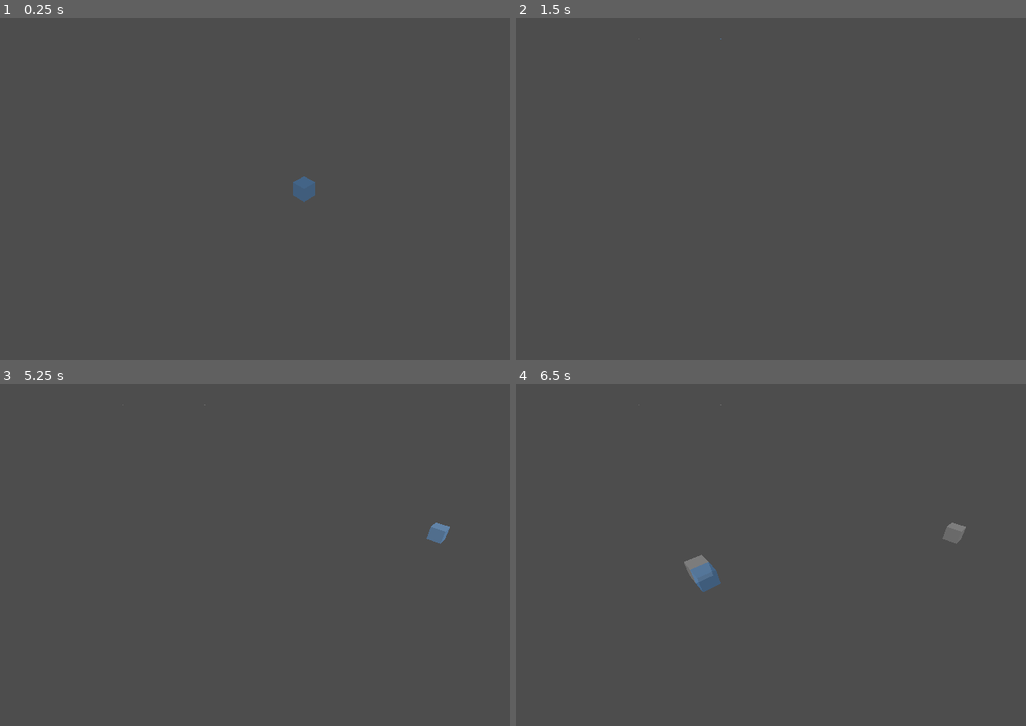
Above: before the commit, frames 1-4 (two rows, left to right).
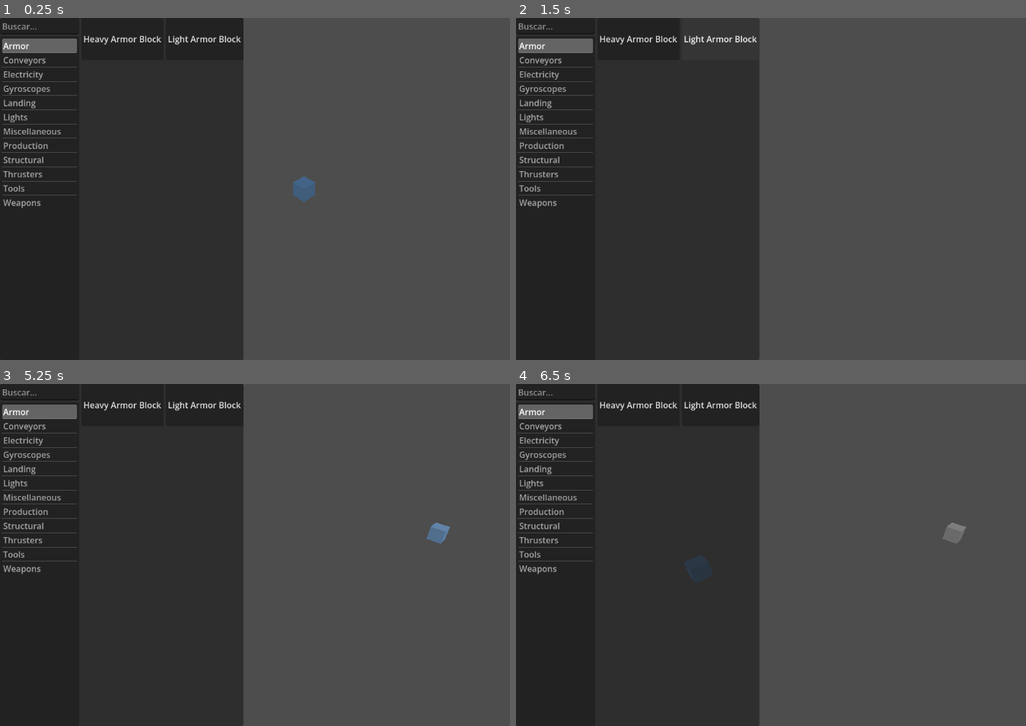
Above: after the commit, the same moments.

Repository: rochbe02/SpaceEngineersBuilder
Game: Godot game, scene res://scenes/Main.tscn
Two runs of this game, one before a commit and one after it. Both use one fixed random seed, a clock stepped at 60 frames per second and the inputs below.
Inputs (mouse positions are in pixels of both pictures, inside the frame that each line leads up to):
- Up to frame 1 (0.25 s): no input
- Up to frame 2 (1.5 s): click (638, 38) at 0.5 s, where only the run after the commit has a clickable "Heavy Armor Block"; click (720, 38) at 1.25 s, where only the run after the commit has a clickable "Light Armor Block"
- Up to frame 3 (5.25 s): click (122, 404) at 2 s, where only the run after the commit has a clickable "Heavy Armor Block"; click (204, 404) at 2.75 s, where only the run after the commit has a clickable "Light Armor Block"; click (122, 404) at 3.5 s, where only the run after the commit has a clickable "Heavy Armor Block"; click (204, 404) at 4.25 s, where only the run after the commit has a clickable "Light Armor Block"; tap Enter at 5 s; move the mouse to (438, 537) at 5.02 s; click (438, 537) at 5.17 s
- Up to frame 4 (6.5 s): tap Space at 5.75 s; move the mouse to (699, 572) at 5.77 s; click (699, 572) at 5.92 s

The runs differ from the first frame. In frame 1, 46% of the frame differs, in the area x 0-48%, y 0-100%; in frame 2, 45%; in frame 3, 46%; in frame 4, 46%.

Commit message:
Catalogo de bloques y camara orbital con pan funcionando

Diff:
--- a/space-engineers-builder/data/blocks_db.json
+++ b/space-engineers-builder/data/blocks_db.json
@@ -0,0 +1,105 @@
+{
+  "LargeHeavyBlockArmorBlock": {
+	"name": "Heavy Armor Block",
+	"category": "Armor",
+	"pcu": 1,
+	"materials": {
+	  "Iron": 140,
+	  "Nickel": 40,
+	  "Chrome": 10
+	}
+  },
+  "LargeBlockArmorBlock": {
+	"name": "Light Armor Block",
+	"category": "Armor",
+	"pcu": 1,
+	"materials": {
+	  "Iron": 25
+	}
+  },
+  "LargeBlockGyro": {
+	"name": "Gyroscope",
+	"category": "Gyroscopes",
+	"pcu": 50,
+	"materials": {
+	  "Iron": 600,
+	  "Nickel": 40,
+	  "Chrome": 4
+	}
+  },
+  "LargeBlockSmallThrust": {
+	"name": "Small Thruster",
+	"category": "Thrusters",
+	"pcu": 10,
+	"materials": {
+	  "Iron": 25,
+	  "Cobalt": 10,
+	  "Gold": 1,
+	  "Platinum": 1
+	}
+  },
+  "LargeBlockLargeThrust": {
+	"name": "Large Thruster",
+	"category": "Thrusters",
+	"pcu": 100,
+	"materials": {
+	  "Iron": 5000,
+	  "Cobalt": 240,
+	  "Gold": 40,
+	  "Platinum": 40
+	}
+  },
+  "LargeBlockBatteryBlock": {
+	"name": "Battery",
+	"category": "Electricity",
+	"pcu": 15,
+	"materials": {
+	  "Iron": 80,
+	  "Nickel": 30,
+	  "Silicon": 20
+	}
+  },
+  "LargeBlockSolarPanel": {
+	"name": "Solar Panel",
+	"category": "Electricity",
+	"pcu": 15,
+	"materials": {
+	  "Iron": 100,
+	  "Nickel": 20,
+	  "Silicon": 100,
+	  "Silver": 6
+	}
+  },
+  "LargeBlockCockpit": {
+	"name": "Cockpit",
+	"category": "Miscellaneous",
+	"pcu": 20,
+	"materials": {
+	  "Iron": 30,
+	  "Nickel": 20,
+	  "Chrome": 10,
+	  "Silicon": 8,
+	  "Gold": 2
+	}
+  },
+  "LargeBlockConveyorPipe": {
+	"name": "Conveyor Pipe",
+	"category": "Conveyors",
+	"pcu": 2,
+	"materials": {
+	  "Iron": 8,
+	  "Nickel": 4
+	}
+  },
+  "LargeBlockWeaponTurret": {
+	"name": "Interior Turret",
+	"category": "Weapons",
+	"pcu": 100,
+	"materials": {
+	  "Iron": 300,
+	  "Nickel": 30,
+	  "Chrome": 3,
+	  "Silicon": 2
+	}
+  }
+}
--- a/space-engineers-builder/project.godot
+++ b/space-engineers-builder/project.godot
@@ -15,6 +15,10 @@
 config/features=PackedStringArray("4.6", "Forward Plus")
 config/icon="res://icon.svg"
 
+[autoload]
+
+BlockDatabase="*uid://djtjusagnkrj4"
+
 [physics]
 
 3d/physics_engine="Jolt Physics"
--- a/space-engineers-builder/scenes/Main.tscn
+++ b/space-engineers-builder/scenes/Main.tscn
@@ -1,7 +1,14 @@
 [gd_scene format=3 uid="uid://y0tim6d7nycm"]
 
 [ext_resource type="PackedScene" uid="uid://cmn4jie51v55l" path="res://scenes/Viewport3D.tscn" id="1_elqb8"]
+[ext_resource type="PackedScene" uid="uid://bxymxbcipuxd3" path="res://scenes/ui/BlockCatalog.tscn" id="2_rvslj"]
 
 [node name="Node" type="Node" unique_id=844077303]
 
 [node name="Viewport3D" parent="." unique_id=490720900 instance=ExtResource("1_elqb8")]
+
+[node name="CanvasLayer" type="CanvasLayer" parent="." unique_id=564788505]
+layer = 2
+
+[node name="BlockCatalog" parent="CanvasLayer" unique_id=137198268 instance=ExtResource("2_rvslj")]
+offset_right = 400.0
--- a/space-engineers-builder/scenes/ui/BlockCatalog.tscn
+++ b/space-engineers-builder/scenes/ui/BlockCatalog.tscn
@@ -1,9 +1,37 @@
 [gd_scene format=3 uid="uid://bxymxbcipuxd3"]
 
-[node name="Control" type="Control" unique_id=137198268]
-layout_mode = 3
-anchors_preset = 15
-anchor_right = 1.0
+[ext_resource type="Script" uid="uid://dgdehyg7pg880" path="res://scripts/BlockCatalog.gd" id="1_unyna"]
+
+[node name="PanelContainer" type="PanelContainer" unique_id=676122292]
+custom_minimum_size = Vector2(350, 600)
+anchors_preset = 9
 anchor_bottom = 1.0
-grow_horizontal = 2
+offset_right = 350.0
 grow_vertical = 2
+script = ExtResource("1_unyna")
+
+[node name="HBoxContainer" type="HBoxContainer" parent="." unique_id=1208043578]
+layout_mode = 2
+
+[node name="VBoxContainer" type="VBoxContainer" parent="HBoxContainer" unique_id=277478898]
+custom_minimum_size = Vector2(150, 0)
+layout_mode = 2
+size_flags_horizontal = 3
+
+[node name="LineEdit" type="LineEdit" parent="HBoxContainer/VBoxContainer" unique_id=1077694406]
+layout_mode = 2
+placeholder_text = "Buscar..."
+
+[node name="ItemList" type="ItemList" parent="HBoxContainer/VBoxContainer" unique_id=963378104]
+layout_mode = 2
+size_flags_vertical = 3
+
+[node name="ScrollContainer" type="ScrollContainer" parent="HBoxContainer" unique_id=817176150]
+layout_mode = 2
+size_flags_horizontal = 3
+horizontal_scroll_mode = 0
+
+[node name="GridContainer" type="GridContainer" parent="HBoxContainer/ScrollContainer" unique_id=1260531385]
+layout_mode = 2
+size_flags_horizontal = 3
+columns = 2
--- /dev/null
+++ b/space-engineers-builder/scripts/BlockCatalog.gd
@@ -0,0 +1,61 @@
+extends PanelContainer
+
+@onready var category_list: ItemList = $HBoxContainer/VBoxContainer/ItemList
+@onready var search_box: LineEdit = $HBoxContainer/VBoxContainer/LineEdit
+@onready var block_grid: GridContainer = $HBoxContainer/ScrollContainer/GridContainer
+
+signal block_selected(block_id: String)
+
+func _ready():
+	print("BlockCatalog listo")
+	_build_category_list()
+	category_list.item_selected.connect(_on_category_selected)
+	search_box.text_changed.connect(_on_search_changed)
+
+	if BlockDatabase.categories.size() > 0:
+		category_list.select(0)
+		_show_category(BlockDatabase.categories[0])
+
+func _build_category_list():
+	category_list.clear()
+	for category in BlockDatabase.categories:
+		category_list.add_item(category)
+
+func _show_category(category: String):
+	var blocks = BlockDatabase.get_blocks_by_category(category)
+	_populate_grid(blocks)
+
+func _populate_grid(blocks: Dictionary):
+	for child in block_grid.get_children():
+		child.queue_free()
+
+	for block_id in blocks:
+		var block = blocks[block_id]
+		var btn = Button.new()
+		btn.text = block.get("name", block_id)
+		btn.custom_minimum_size = Vector2(80, 80)
+		btn.pressed.connect(_on_block_pressed.bind(block_id))
+		block_grid.add_child(btn)
+
+func _on_category_selected(index: int):
+	var category = BlockDatabase.categories[index]
+	_show_category(category)
+
+func _on_block_pressed(block_id: String):
+	print("Bloque seleccionado: ", block_id)
+	emit_signal("block_selected", block_id)
+
+func _on_search_changed(text: String):
+	if text == "":
+		var idx = category_list.get_selected_items()
+		if idx.size() > 0:
+			_show_category(BlockDatabase.categories[idx[0]])
+		return
+
+	var all_blocks = BlockDatabase.get_all_blocks()
+	var filtered = {}
+	for block_id in all_blocks:
+		var block = all_blocks[block_id]
+		if block.get("name", "").to_lower().contains(text.to_lower()):
+			filtered[block_id] = block
+	_populate_grid(filtered)
--- a/space-engineers-builder/scripts/BlockDatabase.gd
+++ b/space-engineers-builder/scripts/BlockDatabase.gd
@@ -1,11 +1,47 @@
 extends Node
 
+var blocks: Dictionary = {}
+var categories: Array = [
+	"Armor",
+	"Conveyors",
+	"Electricity",
+	"Gyroscopes",
+	"Landing",
+	"Lights",
+	"Miscellaneous",
+	"Production",
+	"Structural",
+	"Thrusters",
+	"Tools",
+	"Weapons"
+]
 
-# Called when the node enters the scene tree for the first time.
-func _ready() -> void:
-	pass # Replace with function body.
+func _ready():
+	_load_database()
 
+func _load_database():
+	var file = FileAccess.open("res://data/blocks_db.json", FileAccess.READ)
+	if file == null:
+		print("Error: no se pudo abrir blocks_db.json")
+		return
+	var json = JSON.new()
+	var error = json.parse(file.get_as_text())
+	if error == OK:
+		blocks = json.get_data()
+		print("Base de datos cargada: ", blocks.size(), " bloques")
+	else:
+		print("Error al parsear blocks_db.json")
+	file.close()
 
-# Called every frame. 'delta' is the elapsed time since the previous frame.
-func _process(delta: float) -> void:
-	pass
+func get_block(block_id: String) -> Dictionary:
+	return blocks.get(block_id, {})
+
+func get_blocks_by_category(category: String) -> Dictionary:
+	var result = {}
+	for id in blocks:
+		if blocks[id].get("category", "") == category:
+			result[id] = blocks[id]
+	return result
+
+func get_all_blocks() -> Dictionary:
+	return blocks
--- a/space-engineers-builder/scripts/OrbitalCamera.gd
+++ b/space-engineers-builder/scripts/OrbitalCamera.gd
@@ -6,18 +6,23 @@
 var pitch: float = -35.0
 
 var is_rotating: bool = false
+var is_panning: bool = false
 var last_mouse_pos: Vector2
 
 func _ready():
 	_update_position()
 
 func _input(event):
-	# Rotar con clic derecho
 	if event is InputEventMouseButton:
+		# Rotar con clic derecho
 		if event.button_index == MOUSE_BUTTON_RIGHT:
 			is_rotating = event.pressed
 
-		# Zoom con rueda del mouse
+		# Pan con clic medio
+		if event.button_index == MOUSE_BUTTON_MIDDLE:
+			is_panning = event.pressed
+
+		# Zoom con rueda
 		if event.button_index == MOUSE_BUTTON_WHEEL_UP:
 			distance = max(3.0, distance - 1.0)
 			_update_position()
@@ -25,12 +30,20 @@
 			distance = min(50.0, distance + 1.0)
 			_update_position()
 
-	# Rotar arrastrando
-	if event is InputEventMouseMotion and is_rotating:
-		yaw -= event.relative.x * 0.3
-		pitch -= event.relative.y * 0.3
-		pitch = clamp(pitch, -80.0, -5.0)
-		_update_position()
+	if event is InputEventMouseMotion:
+		if is_rotating:
+			yaw -= event.relative.x * 0.3
+			pitch -= event.relative.y * 0.3
+			pitch = clamp(pitch, -80.0, -5.0)
+			_update_position()
+
+		if is_panning:
+			# Mover el pivot en el plano de la cámara
+			var right = global_transform.basis.x
+			var up = global_transform.basis.y
+			pivot -= right * event.relative.x * 0.05
+			pivot += up * event.relative.y * 0.05
+			_update_position()
 
 func _update_position():
 	var yaw_rad = deg_to_rad(yaw)
Not shown, added: space-engineers-builder/scripts/BlockCatalog.gd.uid
